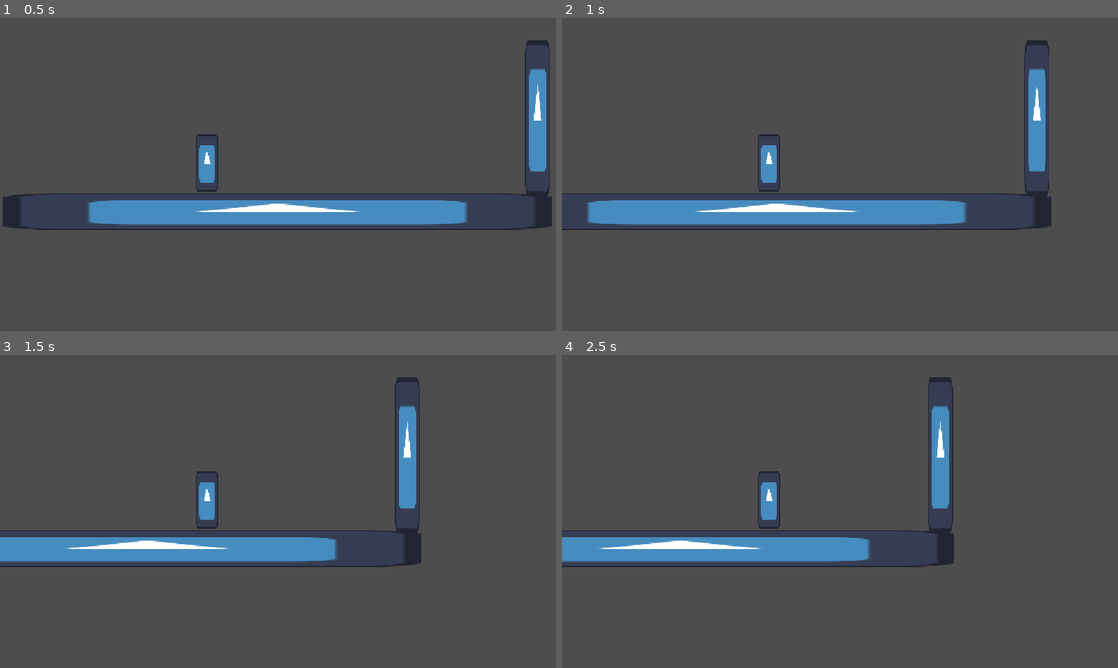
Above: before the commit, frames 1-4 (two rows, left to right).
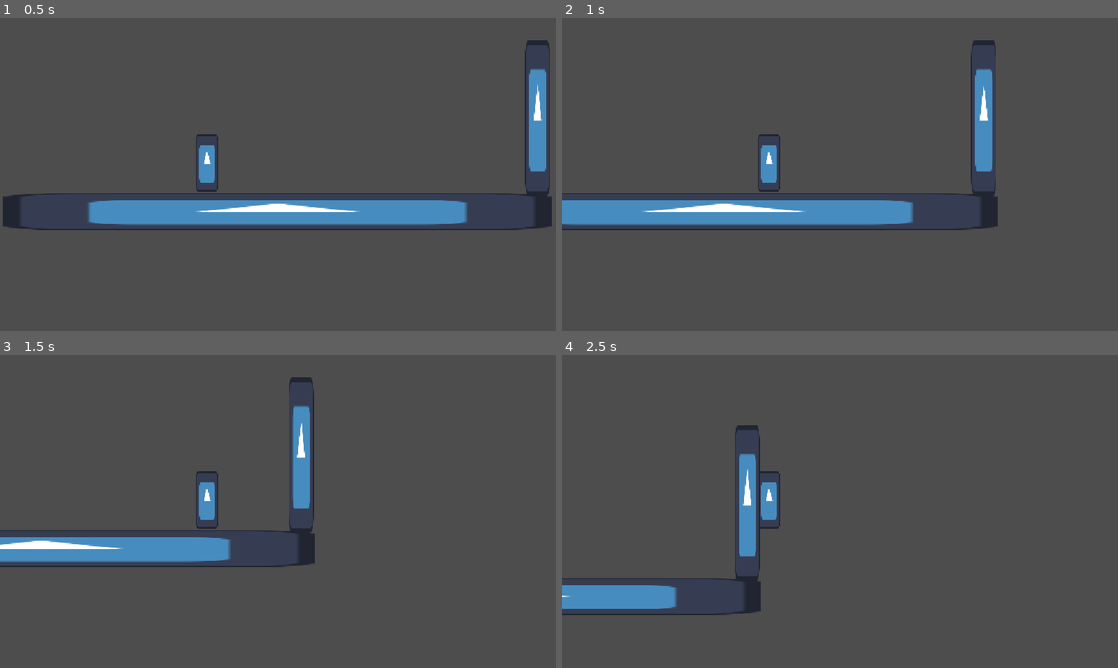
Above: after the commit, the same moments.

Repository: PabloBeceiro23/GodotCharacterTest
Game: Godot game, scene res://Escenas/node_2d.tscn
Same seed, same stepped clock (60 frames per second), same inputs: the game is played once before the commit and once after it. The project has no main scene, so this scene is started directly. The engine's default icon, where the game draws it, is replaced by a stand-in: a white triangle on a blue panel in a dark square.
Inputs:
- Up to frame 1 (0.5 s): no input
- Up to frame 2 (1 s): tap Enter at 0.5 s; hold D (derecha) from 0.53 s (still down); hold Ctrl (control) from 0.53 s (still down); tap Z (z) at 0.8 s
- Up to frame 3 (1.5 s): keep holding D (derecha); release Ctrl (control) at 1.28 s; tap Z (z) at 1.35 s
- Up to frame 4 (2.5 s): tap Ctrl (control) at 1.55 s; release D (derecha) at 2.03 s; hold A (izquierda) from 2.03 s (still down); hold Ctrl (control) from 2.03 s (still down); tap Z (z) at 2.3 s

Frame 1 is identical in both runs. In frame 2, 5.0% of the frame differs, in the area x 0-88%, y 7-68%; in frame 3, 5.5%; in frame 4, 9.6%, in the area x 0-71%, y 7-84%.

Commit message:
Realizados todos los apartados

Diff:
--- a/Scripts/character_body_2d.gd
+++ b/Scripts/character_body_2d.gd
@@ -8,16 +8,16 @@
 func _physics_process(delta: float) -> void:
 
 
-	# baja gravedad pulsando control
+	# baja gravedad pulsando control. si no gravedad normal
 	if not is_on_floor() and Input.is_action_pressed("control"):
-		velocity.y += 10  * delta
-	# Add the gravity.
-	if not is_on_floor():
+		velocity += get_gravity() / 2 * delta
+	else:
 		velocity += get_gravity() * delta
 
+
 	 #teleport con z (que avance numero de pixeles hacia una direccion)
-	if Input.is_action_pressed("z"):
-		position.x += 10
+	if Input.is_action_just_pressed("z"):
+		position.x += 150
 
 
 
